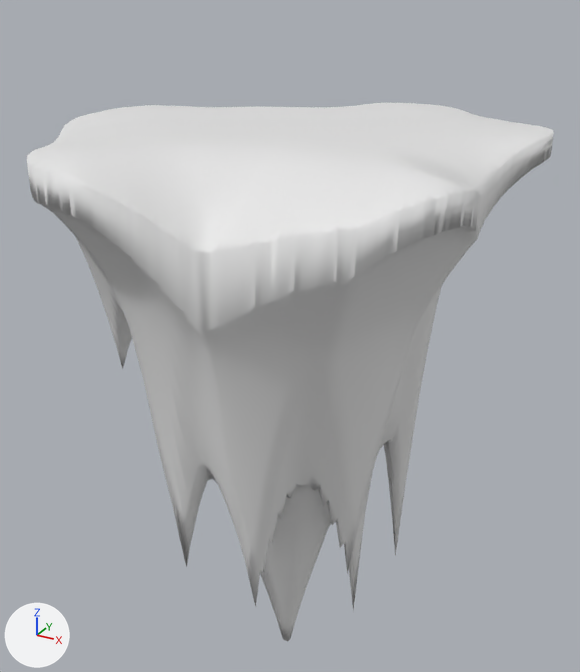
One commit to the Blender file Meteor.blend: the scene before it, then after it.
Both versions are drawn from a 50 mm lens placed at (220.0, -408.0, 75.0), pointed at (-22.0, 32.0, -145.0). Every picture has the same lights, and +X, +Y and +Z are marked at lower left.
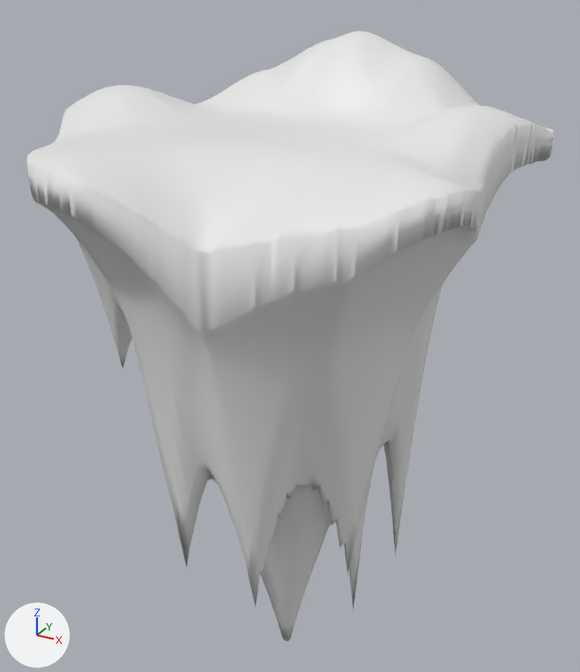
Pixel boxes (x1, y1, x2, y2) of what changed, in the pictures (580 x 672 px; the box of a moved part takes in the faces that stretch with it):
'Cube', reshaped (13% taller): before (27, 103, 554, 641); after (27, 31, 554, 641)
part 1 of me_cube_002, moved or reshaped: before (57, 103, 554, 239); after (57, 31, 554, 239)

What changed in the scene script:
```text
Change me_cube_002:
    used by ob_cube; location = (0.0, 0.0, 0.0); scale = (1.0, 1.0, 0.0423)
    remove me_cube_002.from_pydata(...)  # 9174 vertices, 9131 faces; spans x -180.0..126.0, y -125.0..172.0, z -8465.0..-77.0
    add me_cube_002.from_pydata(...)  # 9174 vertices, 9131 faces; spans x -180.0..126.0, y -125.0..172.0, z -8465.0..1095.0
    me_cube_002 part 1: 2948 of 9174 vertices moved; they spanned x -180.0..126.0, y -42.0..170.0, z -1253.0..-77.0 and now span x -180.0..126.0, y -42.0..170.0, z -1252.0..1095.0; mean shift (0.0, 0.0, 271.0); largest move (-10.0, 105.0, -83.0) -> (-10.0, 105.0, 1095.0)
```
